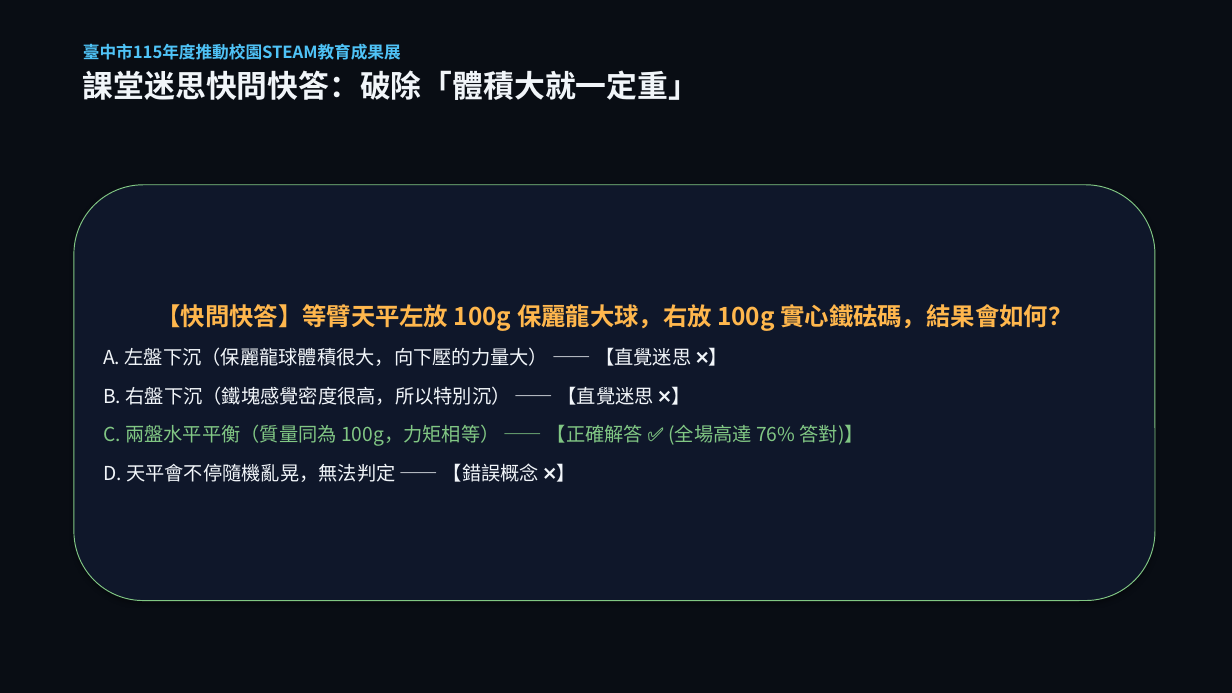
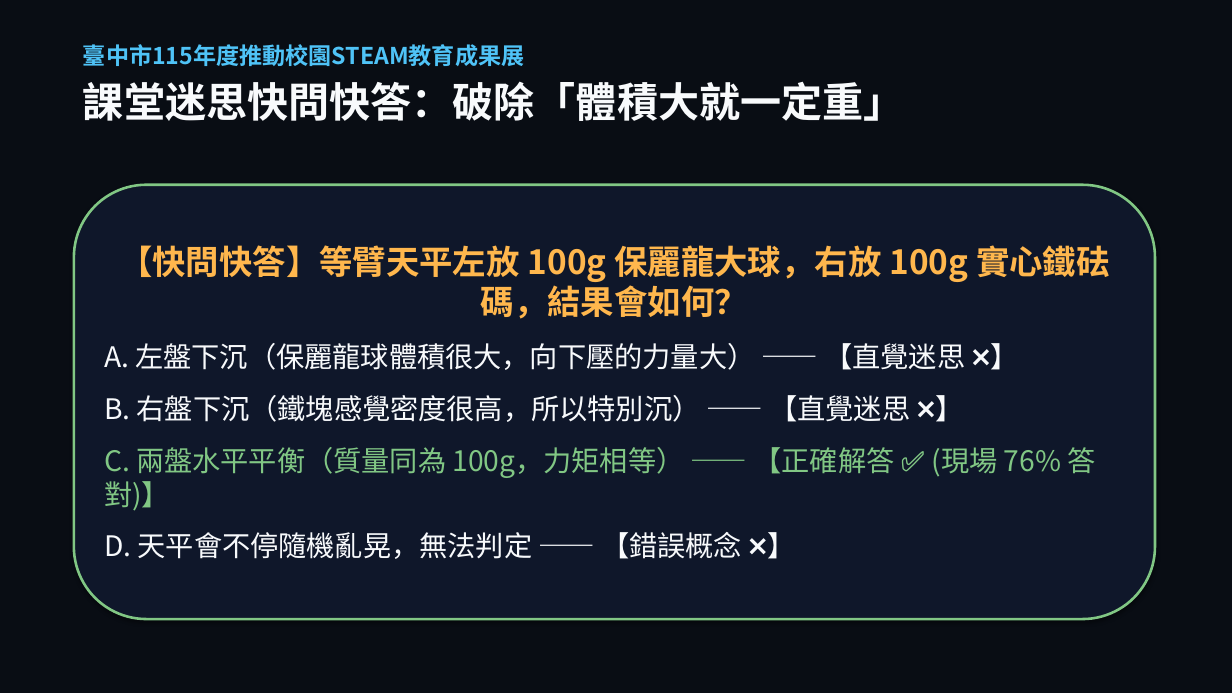
Before and after one commit to asc103138/steam-community-docs, a slide deck: slide 10 of 成果展繳交資料/臺中市梧棲區中正國小_STEAM成果展_5分鐘現場分享會簡報.pptx. Drawn at 1232x693 pixels with LibreOffice and Linux fonts; fonts in the diff are those of the drawing. Boxes give left, top, right and bottom in pixels: in the first picture for what was removed or moved away, otherwise in the second. Text is boxed around its words. In the diff, an @@ line names an element or a change of style, - is before the commit and + after.

```diff
--- a/成果展繳交資料/臺中市梧棲區中正國小_STEAM成果展_5分鐘現場分享會簡報.pptx
+++ b/成果展繳交資料/臺中市梧棲區中正國小_STEAM成果展_5分鐘現場分享會簡報.pptx
@@ text "臺中市115年度推動校園STEAM教育成果展" at [83, 44, 905, 121]: size 13 to 18 pt in "臺中市115年度推動校園STEAM教育成果展"; size 24 to 32 pt, text colour #F1F5F9 to #F8FAFC in "課堂迷思快問快答：破除「體積大就一定重」"; more space between paragraphs @@
@@ rounded rectangle "【快問快答】等臂天平左放 100g 保麗龍大球，右放 100g 實心鐵砝碼，結果會如何？": place and size @@
-rounded rectangle "【快問快答】等臂天平左放 100g 保麗龍大球，右放 100g 實心鐵砝碼，結果會如何？" at [74, 185, 1155, 601]
+rounded rectangle "【快問快答】等臂天平左放 100g 保麗龍大球，右放 100g 實心鐵砝碼，結果會如何？" at [74, 185, 1155, 619]
@@ rounded rectangle "【快問快答】等臂天平左放 100g 保麗龍大球，右放 100g 實心鐵砝碼，結果會如何？" at [74, 185, 1155, 619]: outline #81C784 0.75 pt to #81C784 2 pt @@
@@ text in rounded rectangle at [104, 245, 1109, 559]: size 19 to 26 pt in "【快問快答】等臂天平左放 100g 保麗龍大球，右放 100g 實心鐵砝碼，結果會如何？"; size 15 to 22 pt, text colour #F1F5F9 to #F8FAFC in "A. 左盤下沉（保麗龍球體積很大，向下壓的力量大） —— 【直覺迷思 ❌】", "B. 右盤下沉（鐵塊感覺密度很高，所以特別沉） —— 【直覺迷思 ❌】", "D. 天平會不停隨機亂晃，無法判定 —— 【錯誤概念 ❌】"; more space between paragraphs @@
@@ text in rounded rectangle at [104, 447, 1095, 511]: text changed; size 15 to 22 pt @@
-C. 兩盤水平平衡（質量同為 100g，力矩相等） —— 【正確解答 ✅ (全場高達 76% 答對)】
+C. 兩盤水平平衡（質量同為 100g，力矩相等） —— 【正確解答 ✅ (現場 76% 答對)】
```
Also in this commit, not shown: 15 other slides changed, 3 other files.
